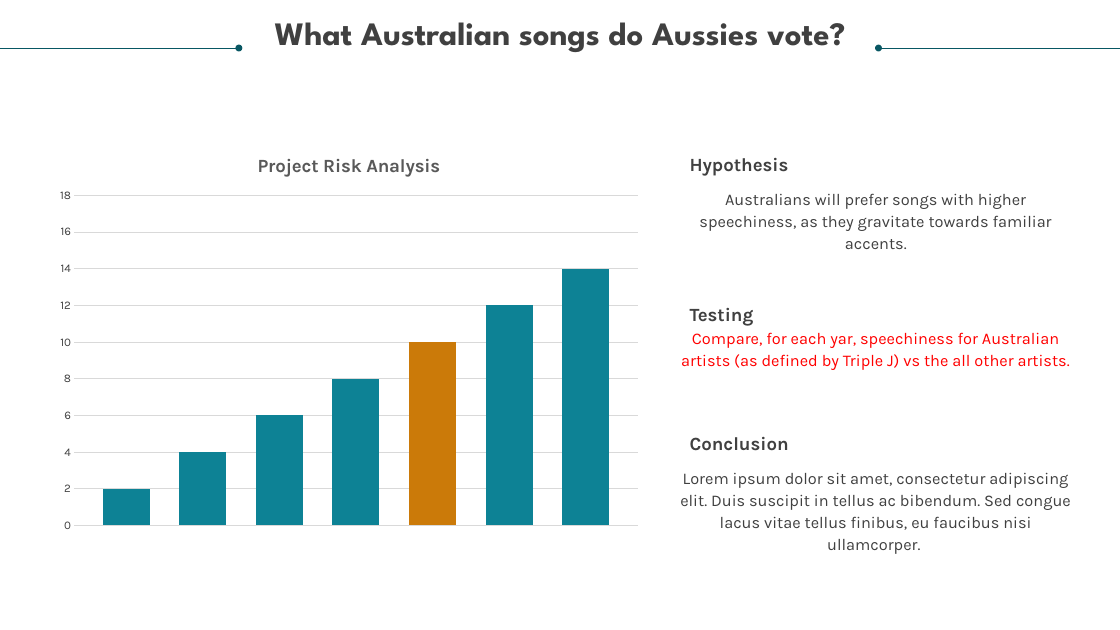
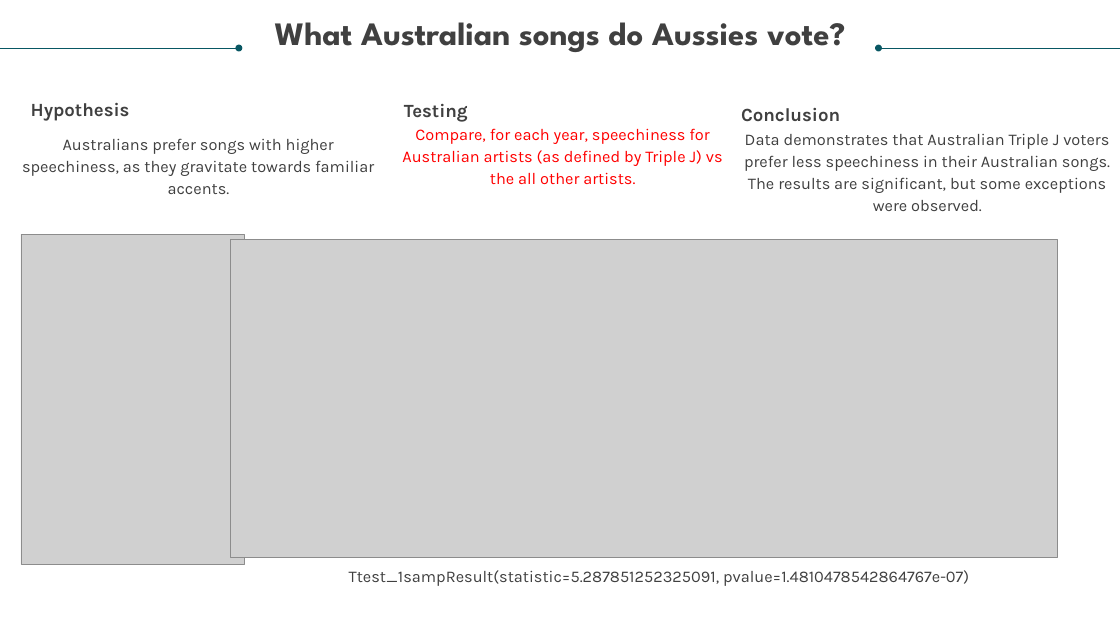
Before and after one commit to relaernu/project_1, a slide deck: slide 8 of Dancing Through The Decades - Final Draft.pptx. Drawn at 1120x630 pixels with LibreOffice and Linux fonts; fonts in the diff are those of the drawing; grey boxes stand for pictures. Boxes give left, top, right and bottom in pixels: in the first picture for what was removed or moved away, otherwise in the second. Text is boxed around its words. In the diff, an @@ line names an element or a change of style, - is before the commit and + after.

```diff
--- a/Dancing Through The Decades - Final Draft.pptx
+++ b/Dancing Through The Decades - Final Draft.pptx
@@ text "Hypothesis": place and size @@
-text "Hypothesis" at <box>690,158,789,176</box>
+text "Hypothesis" at <box>31,103,130,121</box>
@@ text "Testing": place and size @@
-text "Testing" at <box>690,308,754,326</box>
+text "Testing" at <box>404,104,468,122</box>
@@ text "Conclusion": place and size @@
-text "Conclusion" at <box>690,437,789,451</box>
+text "Conclusion" at <box>741,108,840,122</box>
@@ text at <box>22,138,374,176</box>: text changed @@
-Australians will prefer songs with higher speechiness, as they gravitate towards familiar accents.
+Australians prefer songs with higher speechiness, as they gravitate towards familiar accents.
@@ column chart removed at <box>48,139,649,540</box> @@
-title "Project Risk Analysis "
-categories: 1
-Series 1: 2
-Series 2: 4
-Series 3: 6
-Series 4: 8
-Series 5: 10
-Series 6: 12
-Series 7: 14
@@ text at <box>402,128,723,184</box>: text changed @@
-Compare, for each yar, speechiness for Australian artists (as defined by Triple J) vs the all other artists.
+Compare, for each year, speechiness for Australian artists (as defined by Triple J) vs the all other artists.
@@ text added at <box>744,134,1110,193</box>, 14 pt, text #404040 @@
+Data demonstrates that Australian Triple J voters prefer less speechiness in their Australian songs. The results are significant, but some exceptions were observed.
@@ picture added at <box>21,234,245,565</box> @@
@@ picture added at <box>230,239,1058,558</box> @@
@@ text removed at <box>680,473,1071,530</box> @@
-Lorem ipsum dolor sit amet, consectetur adipiscing elit. Duis suscipit in tellus ac bibendum. Sed congue lacus vitae tellus finibus, eu faucibus nisi ullamcorper.
@@ text added at <box>349,570,969,586</box>, 14 pt, text #404040 @@
+Ttest_1sampResult(statistic=5.287851252325091, pvalue=1.4810478542864767e-07)
```
Also in this commit, not shown: 4 other slides changed, 2 slides added, 9 slides removed.
